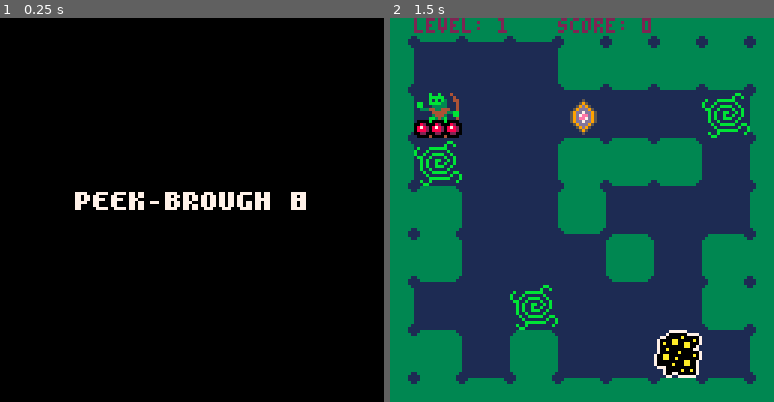
Above: before the commit, frames 1-2 (left to right).
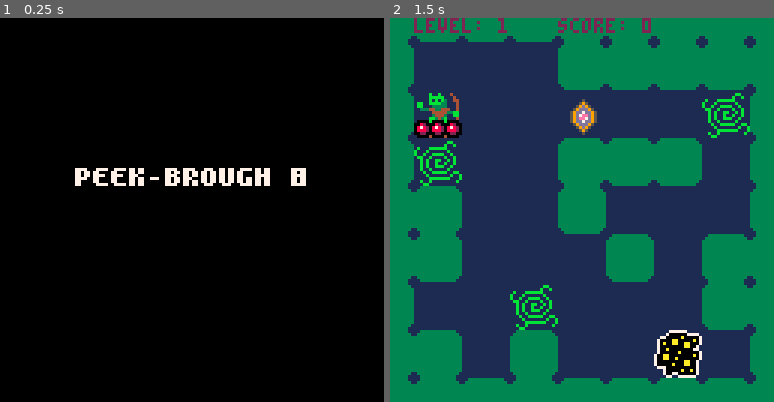
Above: after the commit, the same moments.

Repository: Ryan1729/broughlike-tutorial-ports
Game: PICO-8 cartridge pico8/broughlike-tutorial.p8
The game is run twice, just before and just after one commit, with the same random seed, the same clock (stepped at 60 frames per second) and the same inputs.
Inputs:
- Up to frame 1 (0.25 s): no input
- Up to frame 2 (1.5 s): tap O (Z key) at 0.33, 0.7, 1.43 s; tap X (X key) at 1.07 s

The runs differ from the first frame. In frame 1, 3.0% of the frame differs, in the area x 19-80%, y 39-50%; in frame 2, nothing differs.

Commit message:
draw the scores

Diff:
--- a/pico8/broughlike-tutorial.p8
+++ b/pico8/broughlike-tutorial.p8
@@ -31,12 +31,24 @@
     pr(text, text_x, text_y, color)
 end
 
+score_char_width = 3
+score_char_height = 5
+
+function draw_score_text(text, text_y, color)
+    -- + 1 to account for the spaces between characters
+    local text_x = (screen_size - (#text * (score_char_width + 1)))/2
+    print(text, text_x, text_y, color)
+end
+
+
 function show_title()
     cls(0)
 
     game_state = "title"
 
-    draw_title_text("peek-brough 8", screen_size/2 - title_char_height, 7)
+    draw_title_text("peek-brough 8", screen_size/2 - 2*(title_char_height + 1), 7)
+
+    draw_scores()
 end
 
 function start_game()
@@ -117,7 +129,7 @@
     local truncated_scores = {}
 
     sort(all_scores, function(a,b)
-        return a.total_core > b.total_score
+        return a.total_score > b.total_score
     end)
 
     for i=1,15 do
@@ -148,6 +160,40 @@
     end
 end
 
+function draw_scores()
+    local all_scores = get_scores()
+    if(#all_scores > 0) then
+        local score_y = screen_size/2 - (score_char_height + 1)
+        draw_score_text(
+            right_pad({"run","score","total"}),
+            score_y,
+            7
+        )
+
+        local newest_score = pop(all_scores)
+        sort(all_scores, function(a,b)
+            return a.total_score < b.total_score
+        end)
+
+        local sorted_scores = {newest_score}
+        for s in all(all_scores) do
+            add(sorted_scores, s)
+        end
+
+        for i=1,min(10,#sorted_scores) do
+            local score_text = right_pad(
+                {sorted_scores[i].run, sorted_scores[i].score, sorted_scores[i].total_score}
+            )
+
+            draw_score_text(
+                score_text,
+                score_y + i*(score_char_height + 1),
+                i == 1 and 12 or 2
+            )
+        end
+    end
+end
+
 -->8
 
 --
@@ -588,7 +634,20 @@
         local r = flr(rnd(i)) + 1
         arr[i], arr[r] = arr[r], arr[i]
     end
-    return arr;
+    return arr
+end
+
+function right_pad(text_array)
+    local final_text = ""
+
+    for text in all(text_array) do
+        text=tostr(text)
+        for i=#text,6 do
+            text=text.." "
+        end
+        final_text = final_text..text
+    end
+    return final_text
 end
 
 -- https://www.lexaloffle.com/bbs/?pid=43636
